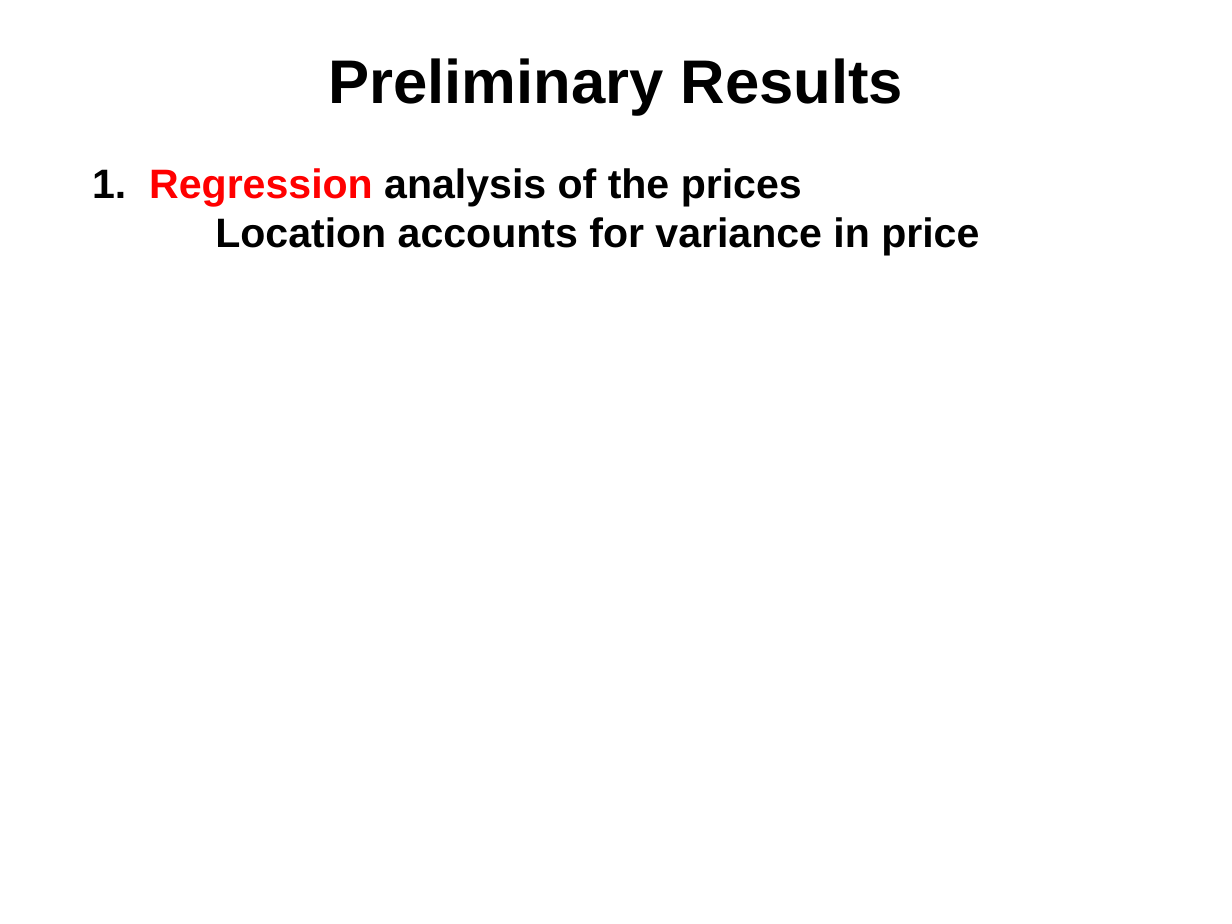
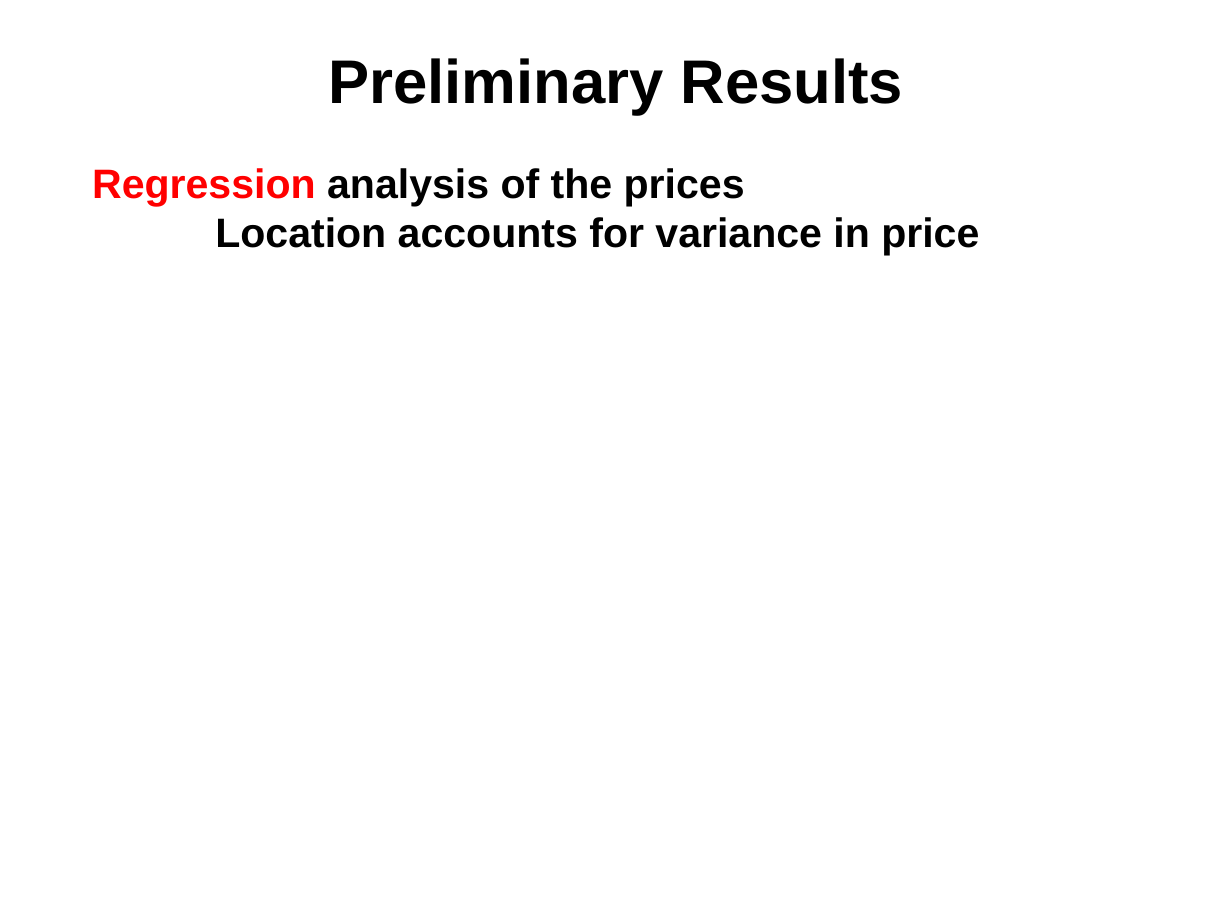
Before and after one commit to npow/centris, a slide deck: slide 5 of presentation/DaveNissanEmil2014MachineLearning.pptx. Drawn at 1232x924 pixels with LibreOffice and Linux fonts; fonts in the diff are those of the drawing. Boxes give left, top, right and bottom in pixels: in the first picture for what was removed or moved away, otherwise in the second. Text is boxed around its words. In the diff, an @@ line names an element or a change of style, - is before the commit and + after.

```diff
--- a/presentation/DaveNissanEmil2014MachineLearning.pptx
+++ b/presentation/DaveNissanEmil2014MachineLearning.pptx
@@ text at <box>92,168,745,206</box>: text changed @@
-1. Regression analysis of the prices
+Regression analysis of the prices
```
Also in this commit, not shown: 1 other slide changed.
